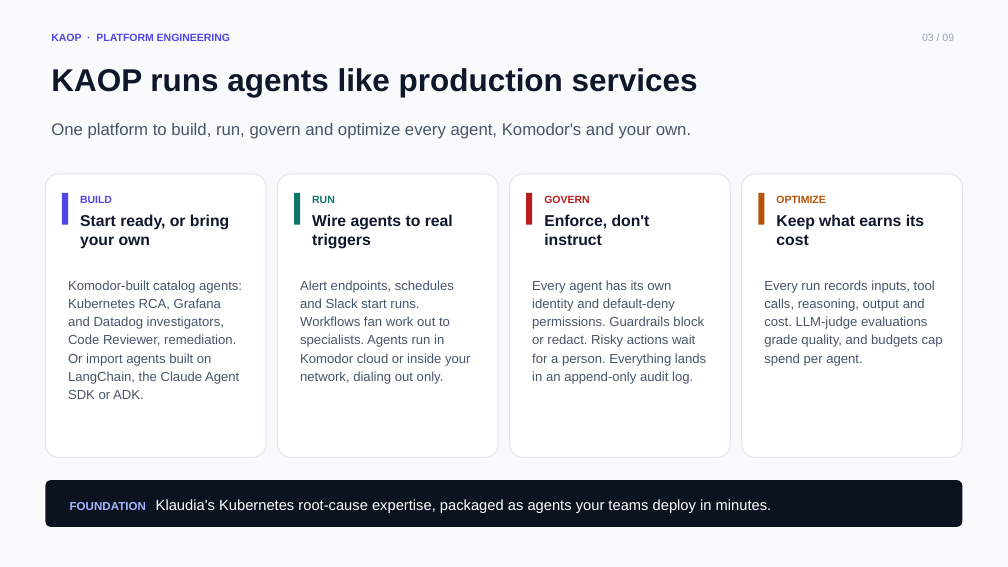
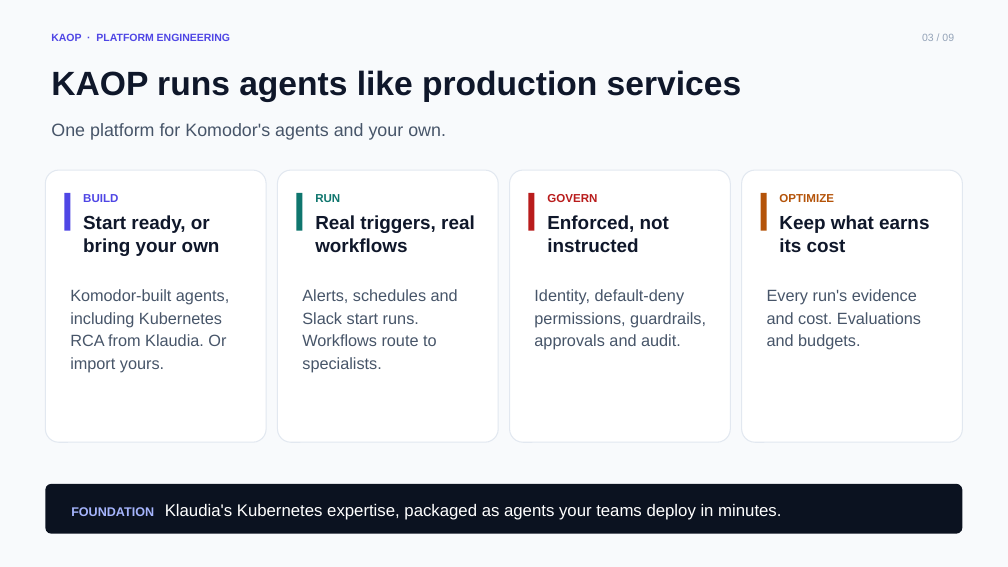
Before and after one commit to chizeni24/komodor-production-lab, a slide deck: slide 3 of docs/presentation/KAOP_Customer_Pitch.pptx. Drawn at 1008x567 pixels with LibreOffice and Linux fonts; fonts in the diff are those of the drawing. Boxes give left, top, right and bottom in pixels: in the first picture for what was removed or moved away, otherwise in the second. Text is boxed around its words. In the diff, an @@ line names an element or a change of style, - is before the commit and + after.

```diff
--- a/docs/presentation/KAOP_Customer_Pitch.pptx
+++ b/docs/presentation/KAOP_Customer_Pitch.pptx
@@ text "KAOP runs agents like production ..." at (51, 70, 741, 102): size 30 to 32 pt @@
@@ text at (51, 123, 446, 140): text changed; size 16 to 17 pt @@
-One platform to build, run, govern and optimize every agent, Komodor's and your own.
+One platform for Komodor's agents and your own.
@@ rounded rectangle: place and size @@
-rounded rectangle at (45, 174, 266, 457)
+rounded rectangle at (45, 170, 266, 442)
@@ rounded rectangle: place and size @@
-rounded rectangle at (278, 174, 498, 457)
+rounded rectangle at (278, 170, 498, 442)
@@ rounded rectangle: place and size @@
-rounded rectangle at (510, 174, 730, 457)
+rounded rectangle at (510, 170, 730, 442)
@@ rounded rectangle: place and size @@
-rounded rectangle at (742, 174, 963, 457)
+rounded rectangle at (742, 170, 963, 442)
@@ rectangle: place and size @@
-rectangle at (62, 193, 68, 225)
+rectangle at (64, 193, 70, 231)
@@ text "Start ready, or bring your ..." at (83, 215, 220, 256): size 15 to 18 pt @@
@@ rectangle: place and size @@
-rectangle at (294, 193, 300, 225)
+rectangle at (296, 193, 302, 231)
@@ rectangle: place and size @@
-rectangle at (526, 193, 532, 225)
+rectangle at (529, 193, 535, 231)
@@ rectangle: place and size @@
-rectangle at (758, 193, 765, 225)
+rectangle at (761, 193, 767, 231)
@@ size 10 to 11 pt in 4 elements at (83, 194, 118, 202), (315, 194, 340, 202), (547, 194, 597, 202), (779, 194, 834, 202) @@
@@ text "Keep what earns its cost" at (779, 215, 929, 252): size 15 to 18 pt @@
@@ text at (315, 215, 475, 253): text changed; size 15 to 18 pt @@
-Wire agents to real triggers
+Real triggers, real workflows
@@ text at (547, 215, 669, 252): text changed; size 15 to 18 pt @@
-Enforce, don't instruct
+Enforced, not instructed
@@ text at (70, 289, 229, 373): text changed; size 12.5 to 15.5 pt @@
-Komodor-built catalog agents: Kubernetes RCA, Grafana and Datadog investigators, Code Reviewer, remediation. Or import agents built on LangChain, the Claude Agent SDK or ADK.
+Komodor-built agents, including Kubernetes RCA from Klaudia. Or import yours.
@@ text at (302, 289, 458, 373): text changed; size 12.5 to 15.5 pt @@
-Alert endpoints, schedules and Slack start runs. Workflows fan work out to specialists. Agents run in Komodor cloud or inside your network, dialing out only.
+Alerts, schedules and Slack start runs. Workflows route to specialists.
@@ text at (534, 289, 706, 350): text changed; size 12.5 to 15.5 pt @@
-Every agent has its own identity and default-deny permissions. Guardrails block or redact. Risky actions wait for a person. Everything lands in an append-only audit log.
+Identity, default-deny permissions, guardrails, approvals and audit.
@@ text at (767, 289, 921, 350): text changed; size 12.5 to 15.5 pt @@
-Every run records inputs, tool calls, reasoning, output and cost. LLM-judge evaluations grade quality, and budgets cap spend per agent.
+Every run's evidence and cost. Evaluations and budgets.
@@ rounded rectangle "FOUNDATION Klaudia's Kubernetes expertise, packaged ...": place and size @@
-rounded rectangle "FOUNDATION Klaudia's Kubernetes expertise, packaged ..." at (45, 480, 963, 527)
+rounded rectangle "FOUNDATION Klaudia's Kubernetes expertise, packaged ..." at (45, 484, 963, 534)
@@ text in rounded rectangle at (71, 504, 781, 520): text changed; size 14 to 16 pt @@
-FOUNDATION Klaudia's Kubernetes root-cause expertise, packaged as agents your teams deploy in minutes.
+FOUNDATION Klaudia's Kubernetes expertise, packaged as agents your teams deploy in minutes.
```
Also in this commit, not shown: 11 other slides changed, 6 other files.
